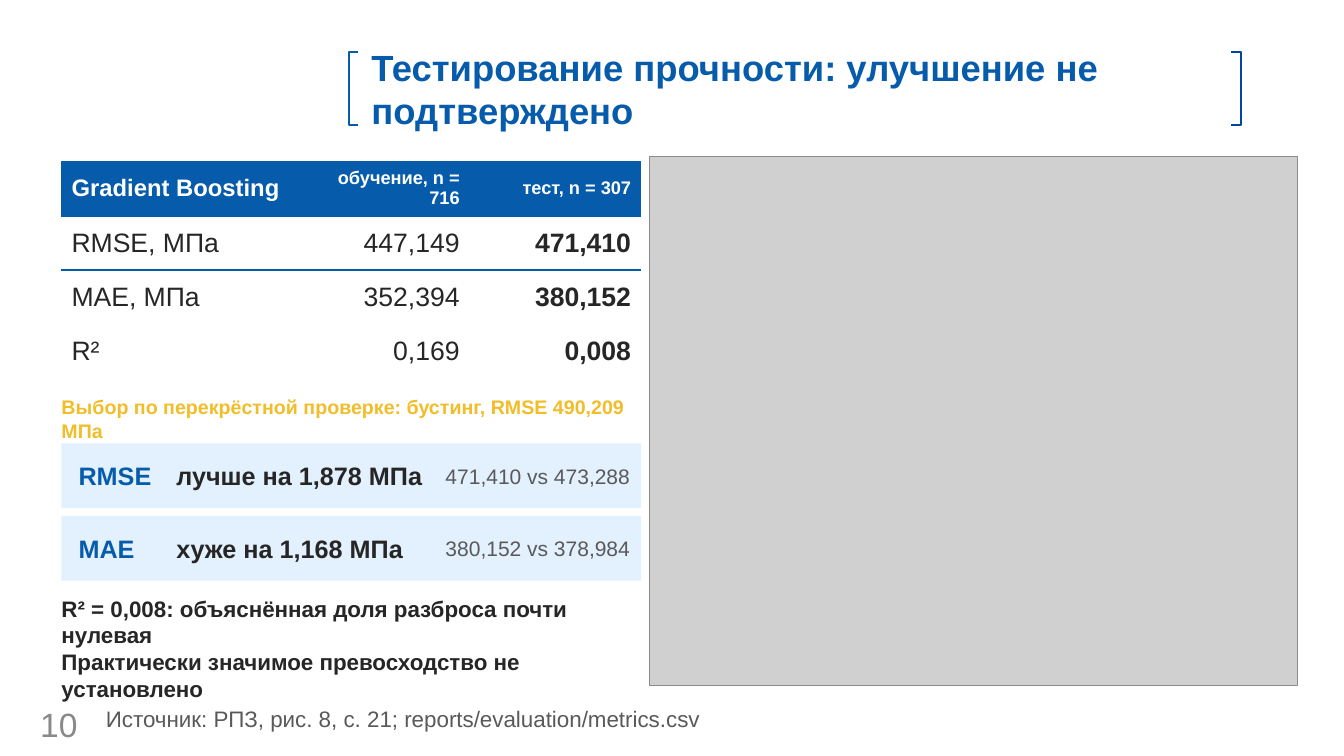
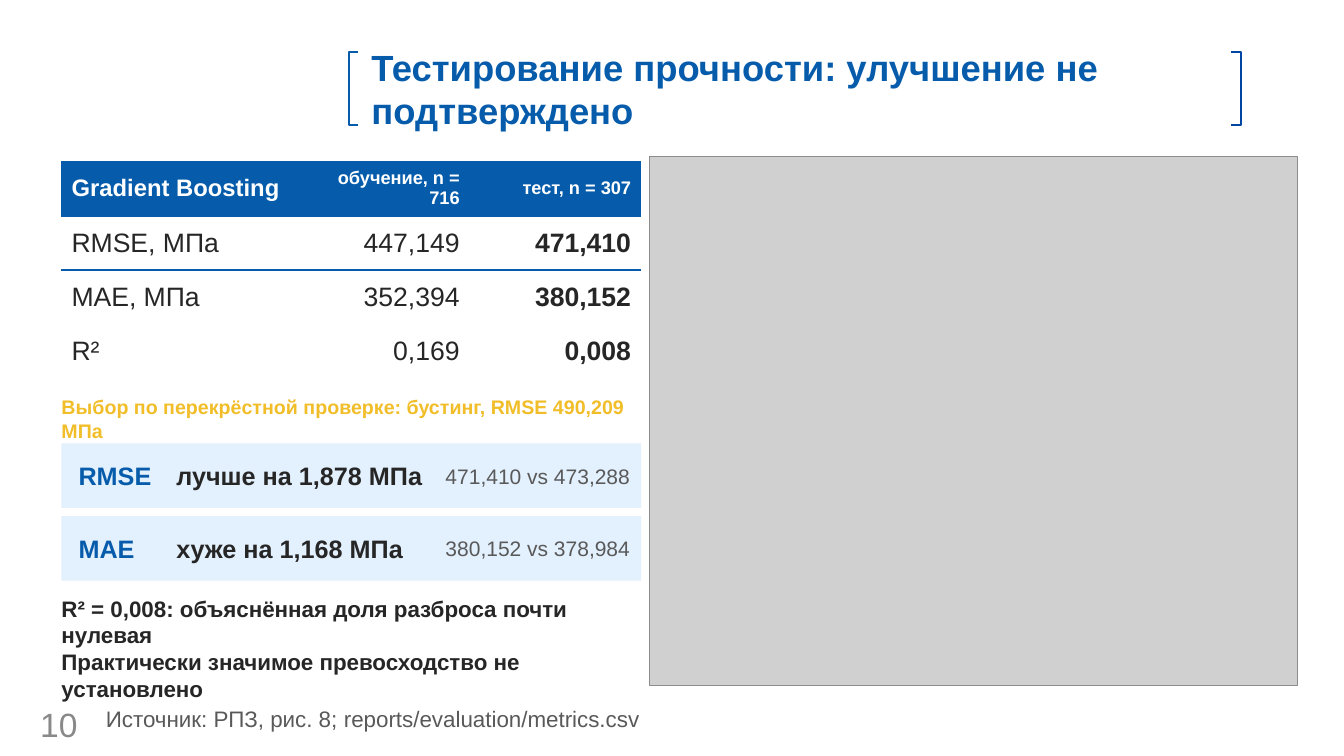
Before and after one commit to fpvcstep/composites-property-prediction, a slide deck: slide 10 of presentation/Презентация.pptx. Drawn at 1344x756 pixels with LibreOffice and Linux fonts; fonts in the diff are those of the drawing; grey boxes stand for pictures; background and template pictures are left out. Boxes give left, top, right and bottom in pixels: in the first picture for what was removed or moved away, otherwise in the second. Text is boxed around its words. In the diff, an @@ line names an element or a change of style, - is before the commit and + after.

```diff
--- a/presentation/Презентация.pptx
+++ b/presentation/Презентация.pptx
@@ text at <box>106,711,639,732</box>: text changed @@
-Источник: РПЗ, рис. 8, с. 21; reports/evaluation/metrics.csv
+Источник: РПЗ, рис. 8; reports/evaluation/metrics.csv
```
Also in this commit, not shown: 10 other slides changed, 5 other files.
